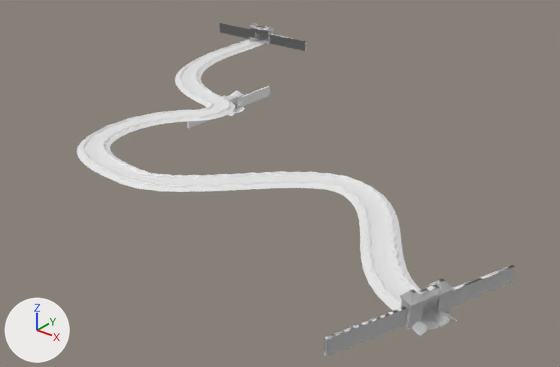
Renders of the Blender file Cart RPG/Assets/Models/roadPiece_1.blend from each side of a commit.
Before and after are seen from a 50 mm lens placed at (244.0, -268.0, 113.0), pointed at (72.0, -52.0, -20.0). The lights are fixed; the arrows at lower left show +X, +Y and +Z.

Script lines for the objects in view, before the commit:
```python
ob_gatehouse = bpy.data.objects.new('GateHouse', me_cube_001)
ob_gatehouse.location = (0.0, 0.0, -21.0)
ob_road = bpy.data.objects.new('Road', me_cube)
ob_road.location = (-10.7, -2.0, 0.3)
ob_road_001 = bpy.data.objects.new('Road.001', me_cube_002)
ob_road_001.location = (-10.7, -2.0, 0.3)
```
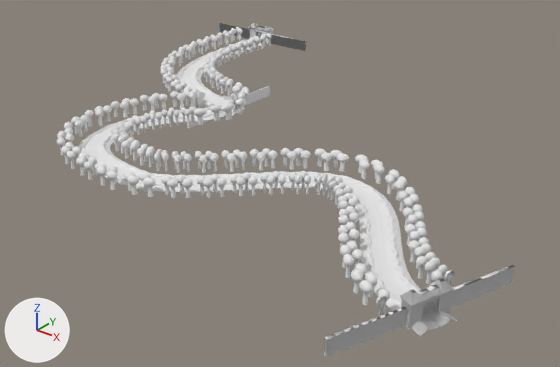
What the commit changed:
Material 'Trunks' (mat_trunks) is new.
Its base color is (0.8, 0.8, 0.8) (white #e7e7e7).
Material 'Path' (mat_path) is new.
Its base color is (0.8, 0.8, 0.8) (white #e7e7e7).
Material 'Leaves' (mat_leaves) is new.
Its base color is (0.8, 0.8, 0.8) (white #e7e7e7).
me_cube is used by ob_road; location (-10.7, -2.0, 0.3).
me_cube had 336 vertices, 300 faces and spanned x -4.9..5.1, y -6.1..5.9, z -0.73..0.27.
me_cube now has 6076 vertices, 5932 faces and spans x -4.9..5.1, y -12.61..12.39, z -0.73..6.34.
me_cube part 1: a new loose piece, a UV sphere (32 segments, 16 rings, poles along z) spanning x -4.4..-1.4, y 7.39..10.39, z 3.34..6.34, in mat_leaves (white #e7e7e7).
me_cube part 2: a new loose piece, a UV sphere (32 segments, 16 rings, poles along z) spanning x 1.6..4.6, y 6.39..9.39, z 3.34..6.34, in mat_leaves (white #e7e7e7).
me_cube part 3: a new loose piece, a UV sphere (32 segments, 16 rings, poles along z) spanning x -0.4..2.6, y 9.39..12.39, z 3.34..6.34, in mat_leaves (white #e7e7e7).
me_cube part 4: a new loose piece, a UV sphere (32 segments, 16 rings, poles along z) spanning x 1.6..4.6, y -10.61..-7.61, z 3.34..6.34, in mat_leaves (white #e7e7e7).
me_cube part 5: a new loose piece, a UV sphere (32 segments, 16 rings, poles along z) spanning x -4.4..-1.4, y -9.61..-6.61, z 3.34..6.34, in mat_leaves (white #e7e7e7).
me_cube part 6: a new loose piece, a UV sphere (32 segments, 16 rings, poles along z) spanning x -2.4..0.6, y -12.61..-9.61, z 3.34..6.34, in mat_leaves (white #e7e7e7).
me_cube part 7: 824 vertices added at x 0.4..5.1, y 7.18..12.39, z -0.16..6.34.
me_cube part 8: 824 vertices added at x -4.9..-0.2, y -12.61..-7.41, z -0.16..6.34.
me_cube part 9: 600 vertices added at x -4.9..-2.2, y 8.18..12.39, z -0.16..6.34.
me_cube part 10: 600 vertices added at x 2.4..5.1, y -12.61..-8.41, z -0.16..6.34.
me_cube now uses material mat_path (white #e7e7e7).
me_cube now uses material mat_leaves (white #e7e7e7).
me_cube now uses material mat_trunks (white #e7e7e7).

Changed parts and their boxes [x1, y1, x2, y2] in the pictures (560 x 367 px):
'Road', reshaped: before [77, 41, 421, 311]; after [57, 23, 515, 357]
part 1 of me_cube, added: after [113, 34, 435, 272]
part 2 of me_cube, added: after [111, 36, 442, 282]
part 3 of me_cube, added: after [119, 36, 448, 275]
part 4 of me_cube, added: after [64, 30, 390, 300]
part 5 of me_cube, added: after [65, 28, 378, 285]
part 6 of me_cube, added: after [57, 28, 373, 293]
part 7 of me_cube, added: after [114, 37, 455, 285]
part 8 of me_cube, added: after [57, 27, 373, 305]
part 9 of me_cube, added: after [118, 33, 440, 284]
part 10 of me_cube, added: after [59, 31, 387, 316]
'Road.001', unchanged, covered by the edit: before [81, 23, 515, 357]; after [81, 23, 420, 306]
